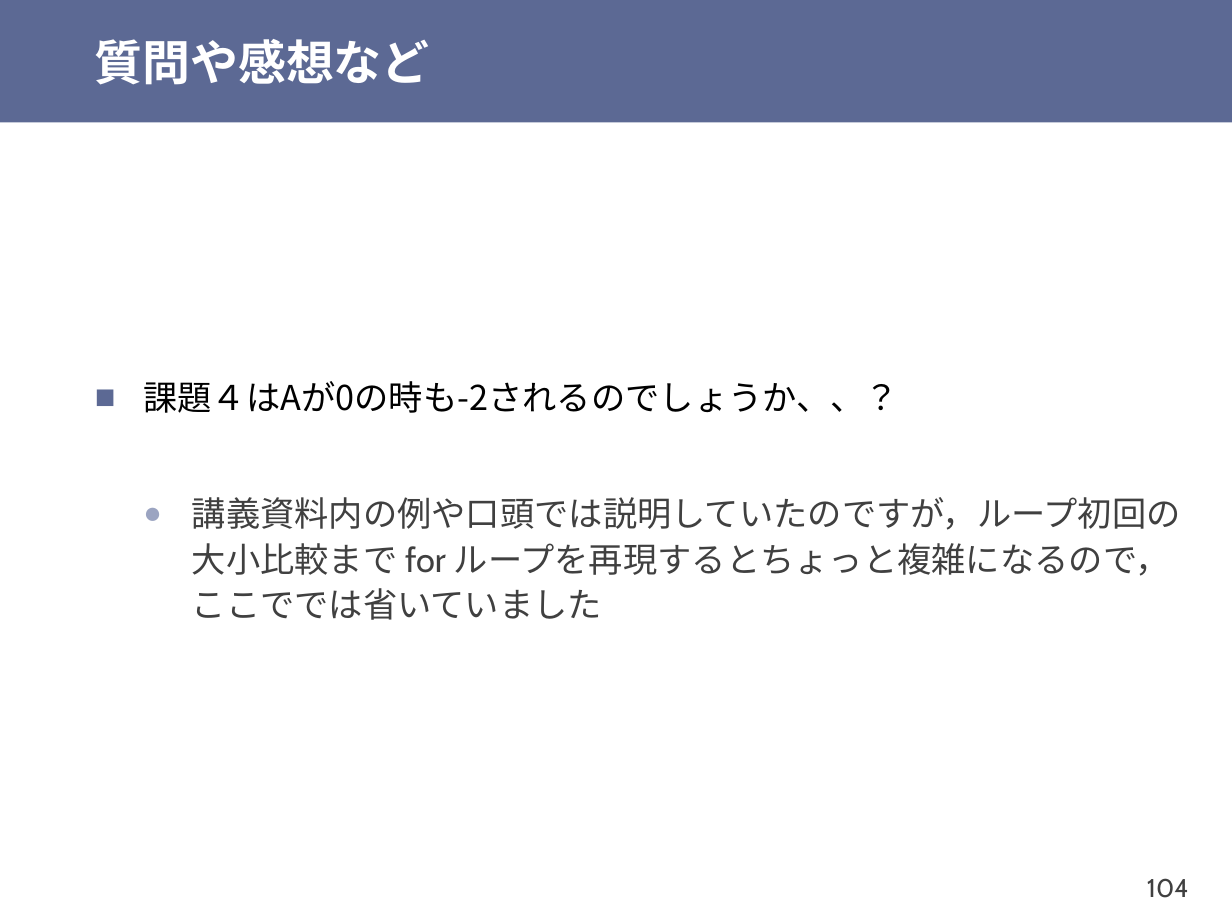
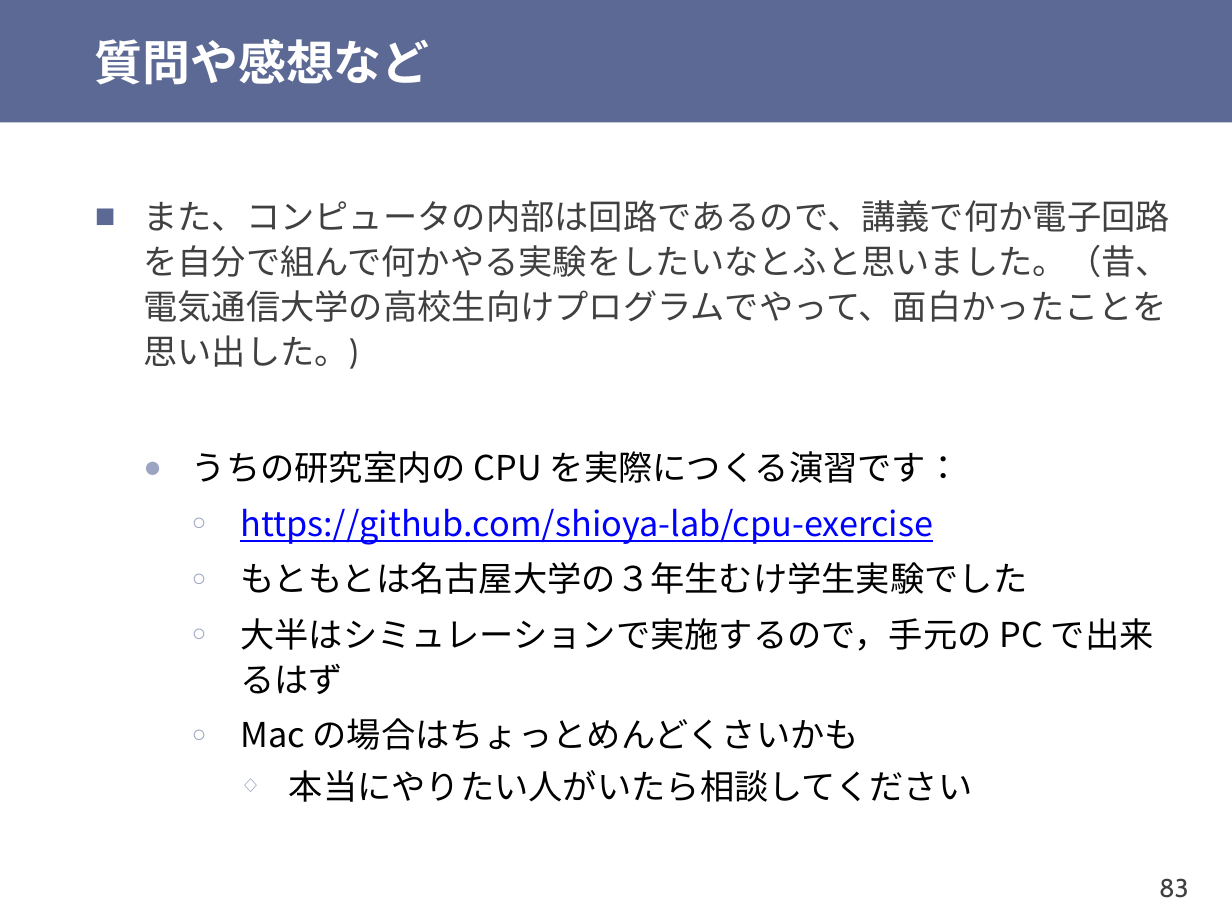
Before and after one commit to shioyadan/otya-computer-architecture-i, a slide deck: slide 83 of cai-shioya-06.pptx (slide 104 before the commit). Drawn at 1232x924 pixels with LibreOffice and Linux fonts; fonts in the diff are those of the drawing. Boxes give left, top, right and bottom in pixels: in the first picture for what was removed or moved away, otherwise in the second. Text is boxed around its words. In the diff, an @@ line names an element or a change of style, - is before the commit and + after.

```diff
--- a/cai-shioya-06.pptx
+++ b/cai-shioya-06.pptx
@@ text at (143,200,1170,802): text changed; font Cabin to Noto Sans CJK JP; text colour #404040 to #000000 @@
-■ 課題４はAが0の時も-2されるのでしょうか、、？
-  ● 講義資料内の例や口頭では説明していたのですが，ループ初回の大小比較まで for ループを再現するとちょっと複雑になるので，ここででは省いていました
+■ また、コンピュータの内部は回路であるので、講義で何か電子回路を自分で組んで何かやる実験をしたいなとふと思いました。（昔、電気通信大学の高校生向けプログラムでやって、面白かったことを思い出した。)
+  ● うちの研究室内の CPU を実際につくる演習です：
+    ○ https://github.com/shioya-lab/cpu-exercise
+    ○ もともとは名古屋大学の３年生むけ学生実験でした
+    ○ 大半はシミュレーションで実施するので，手元の PC で出来るはず
+    ○ Mac の場合はちょっとめんどくさいかも
+      ◇ 本当にやりたい人がいたら相談してください
@@ page number at (1159,878,1189,898): text changed @@
-104
+83
```
Also in this commit, not shown: 32 other slides changed, 7 slides added, 1 slide removed, 1 other file.
